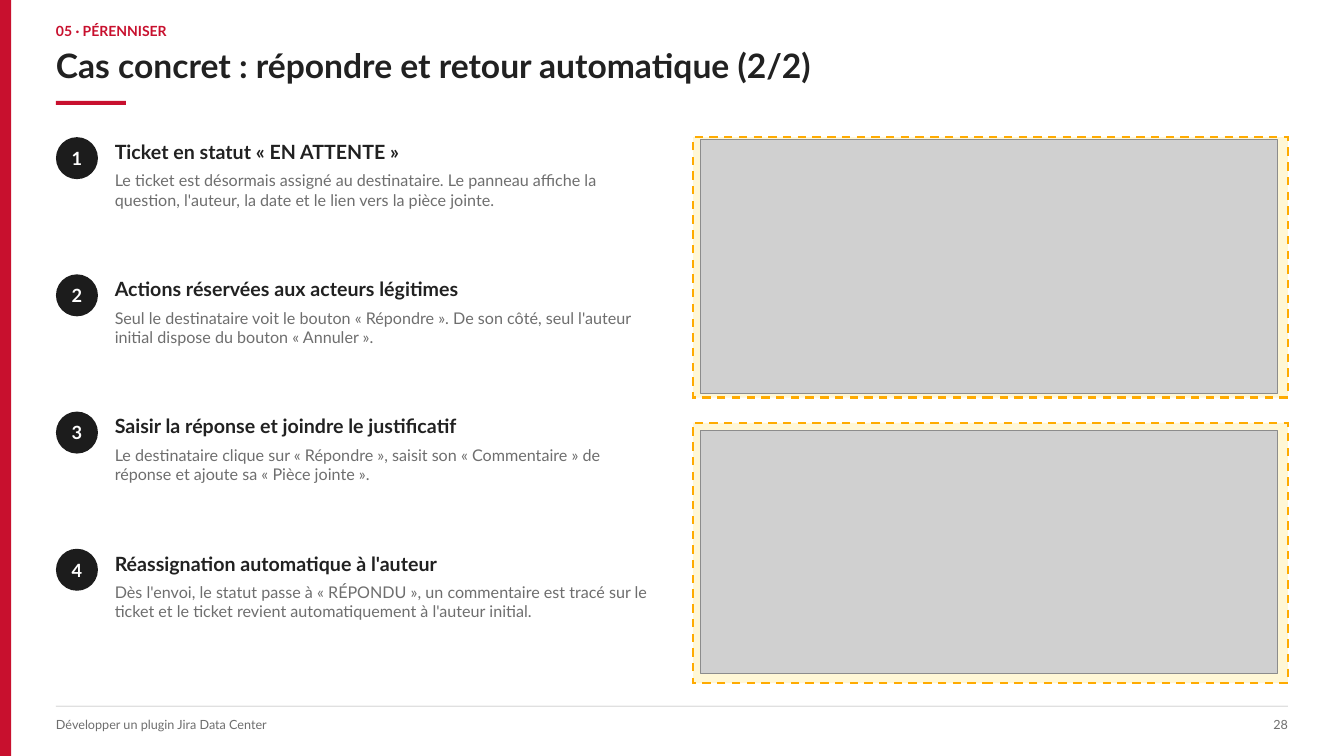
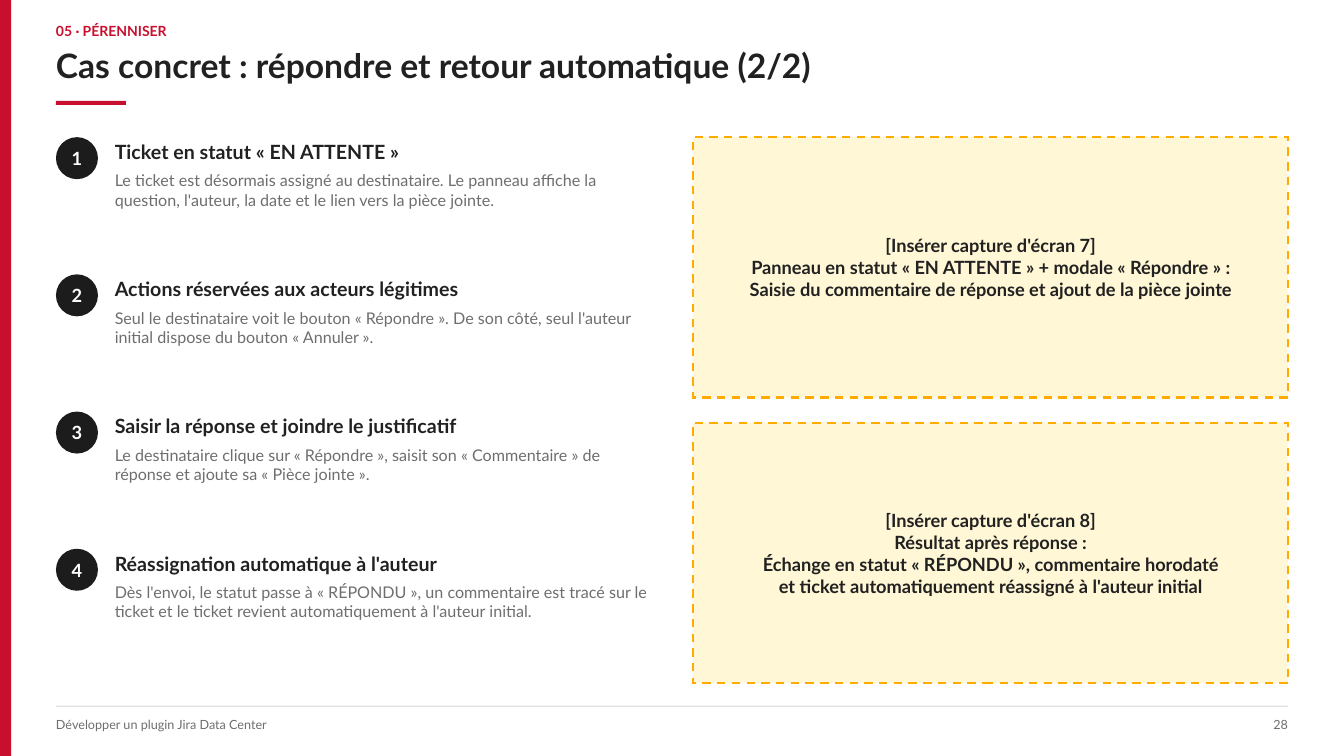
Before and after one commit to Etie20/jira-plugins, a slide deck: slide 28 of Presentation_Developpement_Plugin_Jira_DataCenter.pptx. Drawn at 1344x756 pixels with LibreOffice and Linux fonts; fonts in the diff are those of the drawing; grey boxes stand for pictures. Boxes give left, top, right and bottom in pixels: in the first picture for what was removed or moved away, otherwise in the second. Text is boxed around its words. In the diff, an @@ line names an element or a change of style, - is before the commit and + after.

```diff
--- a/Presentation_Developpement_Plugin_Jira_DataCenter.pptx
+++ b/Presentation_Developpement_Plugin_Jira_DataCenter.pptx
@@ picture removed at bbox=[701, 140, 1277, 394] @@
@@ text in rectangle at bbox=[750, 238, 1232, 300]: text added @@
+[Insérer capture d'écran 7]
+Panneau en statut « EN ATTENTE » + modale « Répondre » :
+Saisie du commentaire de réponse et ajout de la pièce jointe
@@ picture removed at bbox=[701, 431, 1277, 674] @@
@@ text in rectangle at bbox=[763, 513, 1218, 597]: text added @@
+[Insérer capture d'écran 8]
+Résultat après réponse :
+Échange en statut « RÉPONDU », commentaire horodaté
+et ticket automatiquement réassigné à l'auteur initial
```
Also in this commit, not shown: 15 other slides changed, 11 other files.
